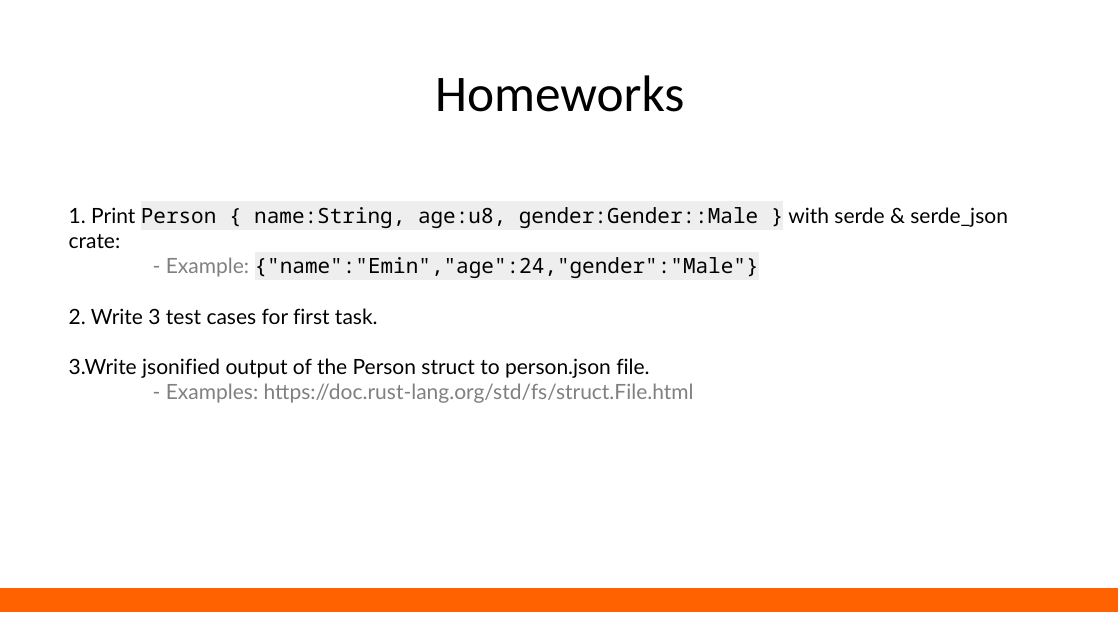
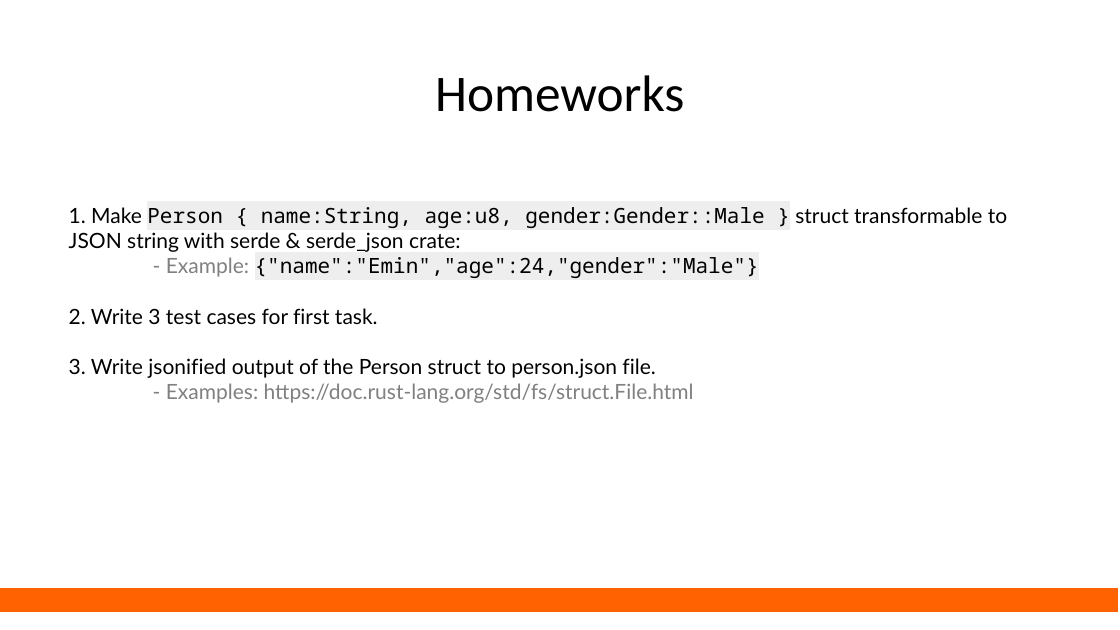
Before and after one commit to DEVxDAO-TR/course-presentations, a slide deck: slide 16 of rust_egitim_3_crates_tests.odp. Drawn at 1120x630 pixels with LibreOffice and Linux fonts; fonts in the diff are those of the drawing. Boxes give left, top, right and bottom in pixels: in the first picture for what was removed or moved away, otherwise in the second. Text is boxed around its words. In the diff, an @@ line names an element or a change of style, - is before the commit and + after.

```diff
--- a/rust_egitim_3_crates_tests.odp
+++ b/rust_egitim_3_crates_tests.odp
@@ text at [69, 207, 1007, 252]: text changed; font Noto Sans Mono to Lato @@
-1. Print Person { name:String, age:u8, gender:Gender::Male } with serde & serde_json crate:
+1. Make Person { name:String, age:u8, gender:Gender::Male } struct transformable to JSON string with serde & serde_json crate:
@@ text at [69, 358, 655, 378]: spaces changed @@
-3.Write jsonified output of the Person struct to person.json file.
+3. Write jsonified output of the Person struct to person.json file.
```
Also in this commit, not shown: 1 other slide changed, 10 other files.
